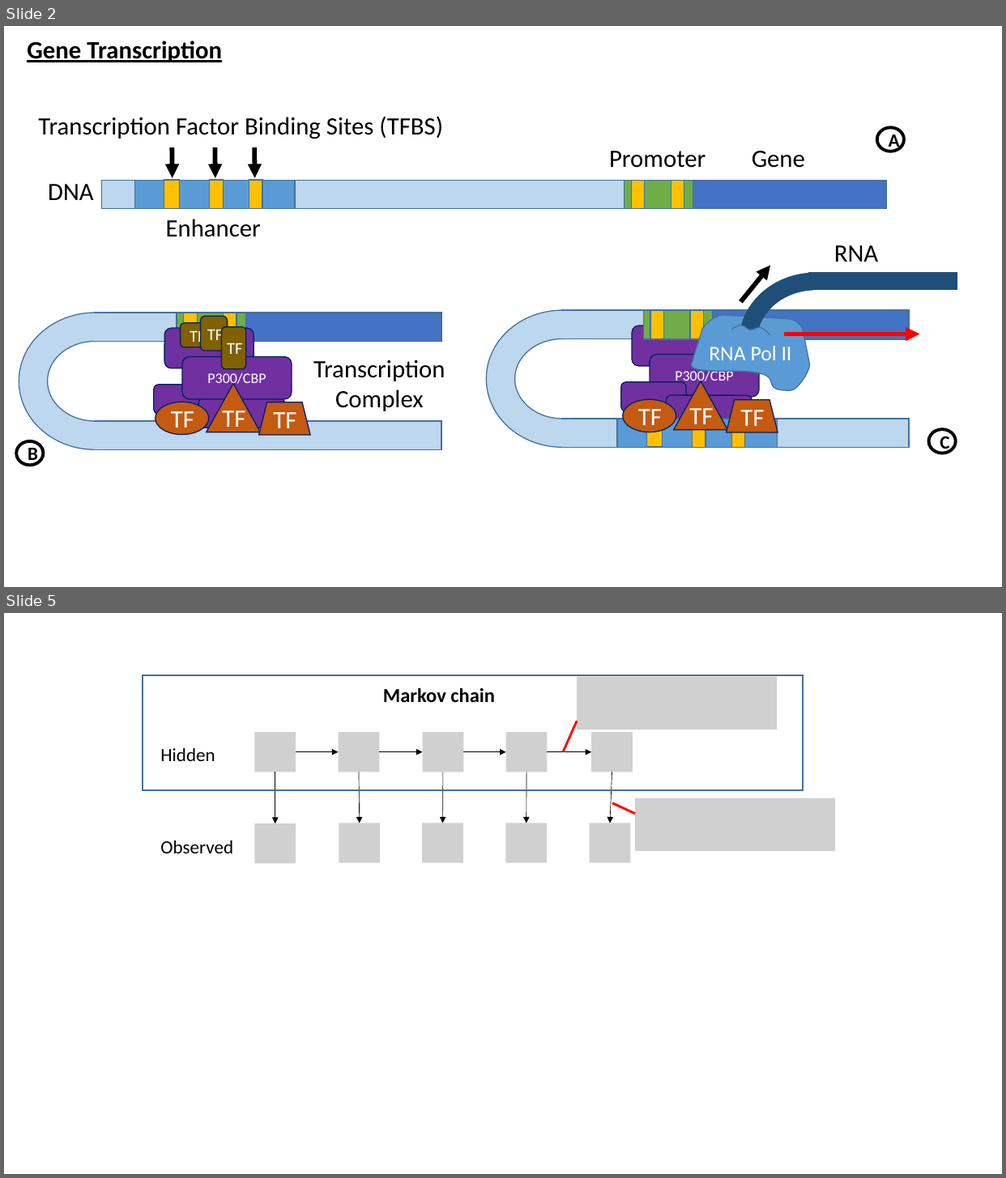
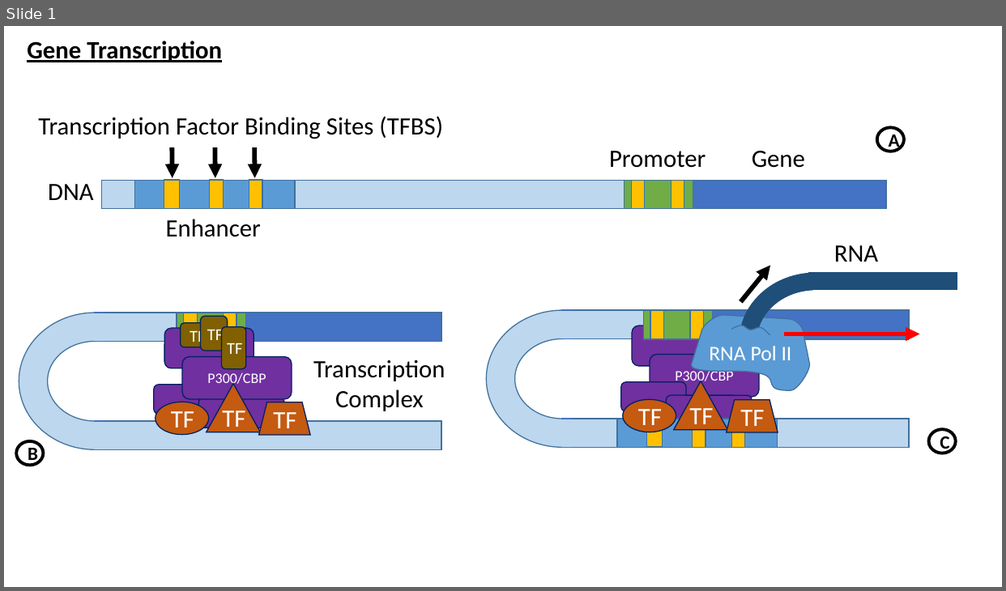
Before and after one commit to David-Taub/HOP-HMM, a slide deck: Help/Figures1.pptx. Shown one above the other, each under a label of ours: slides 2 and 5 before the commit, slide 1 after it; the slides between them are not shown. The pictures are 1006x1178 and 1006x591 pixels, drawn with LibreOffice and Linux fonts; fonts in the diff are those of the drawing; grey boxes stand for pictures. Boxes give left, top, right and bottom in pixels: in the first picture for what was removed or moved away, otherwise in the second. Text is boxed around its words. In the diff, an @@ line names an element or a change of style, - is before the commit and + after.

```diff
--- a/Help/Figures1.pptx
+++ b/Help/Figures1.pptx
@@ slide 5 removed at [4,613,1002,1174], background #FFFFFF @@
@@ group removed at [143,676,835,864]: 12 pictures, 9 arrows, 3 texts, 2 lines, 1 rectangle @@
-Hidden
-Observed
-Markov chain
@@ what was slide 2 is now slide 1 @@
```
Also in this commit, not shown: 6 slides changed, 2 other slides removed, 2 other files.
